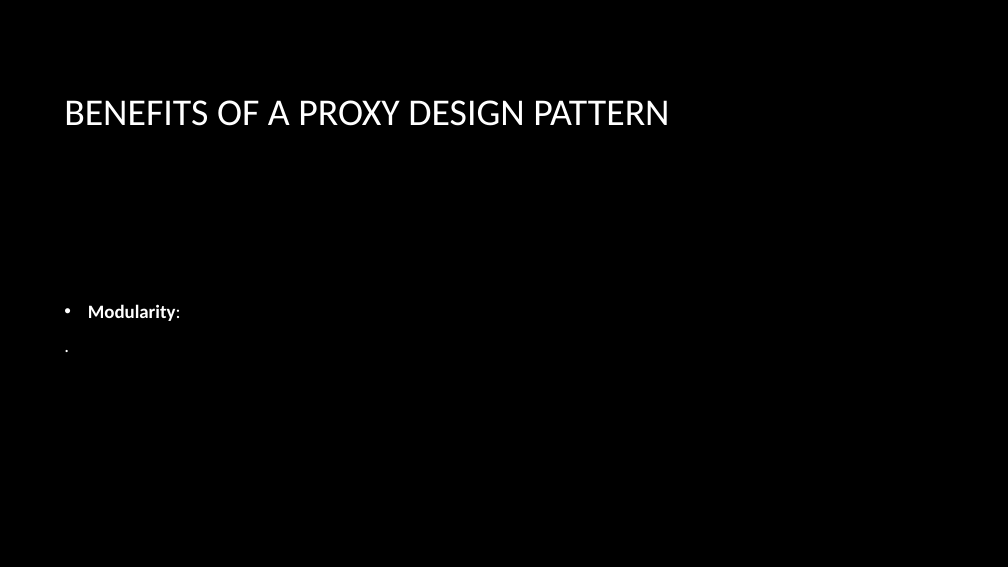
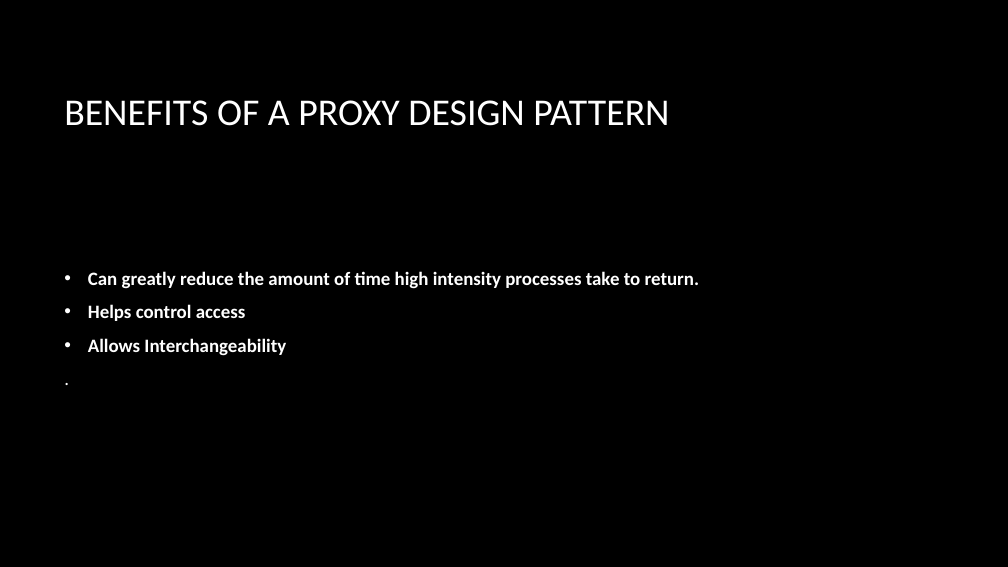
Before and after one commit to dundane/CSC360Demos, a slide deck: slide 202 of CSC360Demo/Design Patterns Slide Show.pptx. Drawn at 1008x567 pixels with LibreOffice and Linux fonts; fonts in the diff are those of the drawing; background and template pictures are left out. Boxes give left, top, right and bottom in pixels: in the first picture for what was removed or moved away, otherwise in the second. Text is boxed around its words. In the diff, an @@ line names an element or a change of style, - is before the commit and + after.

```diff
--- a/CSC360Demo/Design Patterns Slide Show.pptx
+++ b/CSC360Demo/Design Patterns Slide Show.pptx
@@ text at bbox=[88, 271, 699, 356]: text changed @@
-• Modularity:
+• Can greatly reduce the amount of time high intensity processes take to return.
+• Helps control access
+• Allows Interchangeability
```
Also in this commit, not shown: 15 other slides changed.
